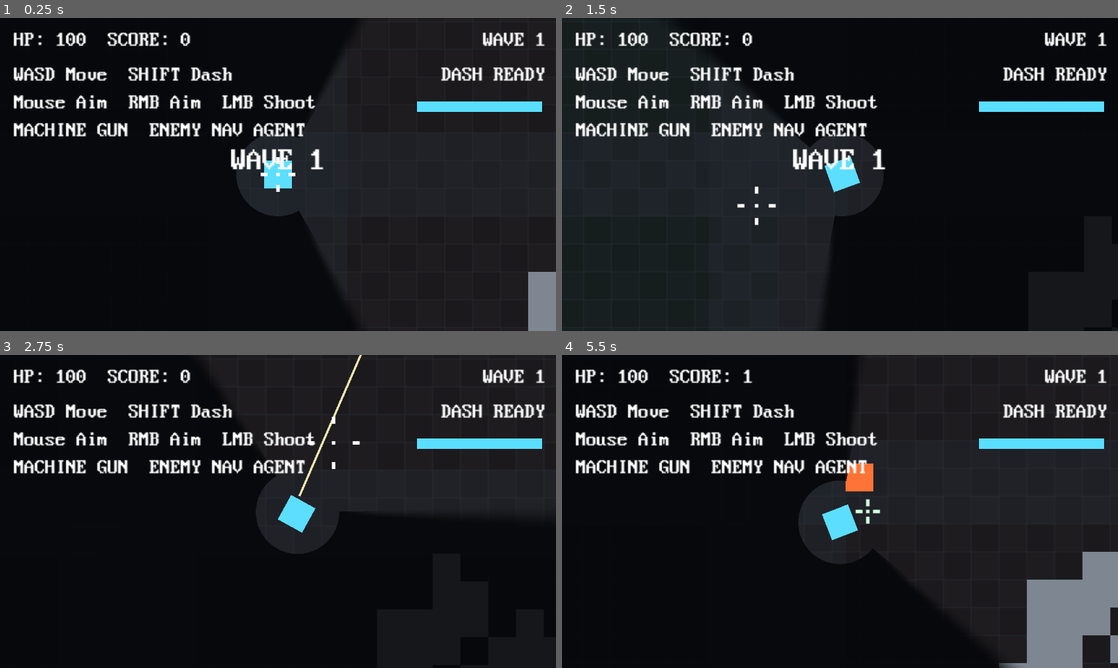
Above: before the commit, frames 1-4 (two rows, left to right).
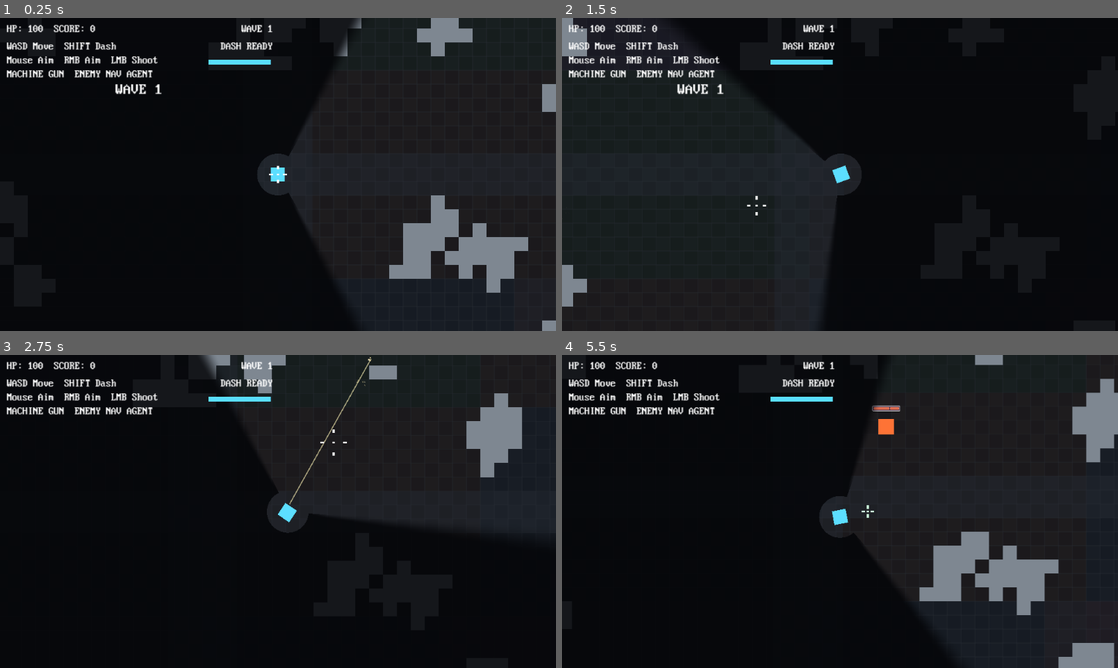
Above: after the commit, the same moments.

Repository: xunx-ii/Simple
Game: Godot game, scene res://scenes/main.tscn
Two runs of this game, one before a commit and one after it. Both use one fixed random seed, a clock stepped at 60 frames per second and the inputs below.
Inputs (mouse positions are in pixels of both pictures, inside the frame that each line leads up to):
- Up to frame 1 (0.25 s): no input
- Up to frame 2 (1.5 s): tap Enter at 0.5 s; move the mouse to (962, 158) at 0.52 s; hold D (move_right) 0.53-1.25 s; hold Right mouse button (aim) 0.53-1.25 s; click (962, 158) at 0.67 s; drag from (728, 190) to (812, 237) at 1.27 s
- Up to frame 3 (2.75 s): move the mouse to (333, 442) at 2.02 s; hold D (move_right) from 2.03 s (still down); hold Space (shoot) from 2.03 s (still down); click (333, 442) at 2.17 s
- Up to frame 4 (5.5 s): release D (move_right) at 2.75 s; release Space (shoot) at 2.75 s; drag from (812, 574) to (673, 464) at 2.77 s; move the mouse to (1006, 558) at 3.52 s; hold A (move_left) 3.53-4.25 s; tap Enter at 3.6 s; click (1006, 558) at 3.67 s; drag from (673, 464) to (756, 433) at 4.27 s; move the mouse to (867, 511) at 5.02 s; hold S (move_down) from 5.03 s (still down); hold Right mouse button (aim) from 5.03 s (still down); click (867, 511) at 5.17 s

The runs differ from the first frame. In frame 1, 15% of the frame differs, in the area x 1-100%, y 0-100%; in frame 2, 10%; in frame 3, 12%; in frame 4, 19%.

Commit message:
添加敌人与玩家血条显示

Diff:
--- a/project.godot
+++ b/project.godot
@@ -17,10 +17,10 @@
 
 [display]
 
-window/size/viewport_width=320
-window/size/viewport_height=180
-window/size/window_width_override=640
-window/size/window_height_override=360
+window/size/viewport_width=640
+window/size/viewport_height=360
+window/size/window_width_override=960
+window/size/window_height_override=540
 window/stretch/mode="canvas_items"
 
 [physics]
--- a/scenes/actors/enemy.tscn
+++ b/scenes/actors/enemy.tscn
@@ -1,11 +1,20 @@
-[gd_scene load_steps=5 format=3]
+[gd_scene load_steps=8 format=3]
 
 [ext_resource type="Script" path="res://scripts/actors/enemy.gd" id="1"]
 [ext_resource type="Texture2D" path="res://assets/textures/placeholder.png" id="2"]
 [ext_resource type="Script" path="res://scripts/actors/attacks/enemy_ranged_attack.gd" id="3"]
+[ext_resource type="Texture2D" path="res://assets/textures/tilemap/interface_tilemap.png" id="4"]
 
 [sub_resource type="RectangleShape2D" id="1"]
 size = Vector2(12, 12)
+
+[sub_resource type="AtlasTexture" id="2"]
+atlas = ExtResource("4")
+region = Rect2(208, 96, 64, 16)
+
+[sub_resource type="AtlasTexture" id="3"]
+atlas = ExtResource("4")
+region = Rect2(208, 112, 64, 16)
 
 [node name="Enemy" type="CharacterBody2D"]
 script = ExtResource("1")
@@ -23,5 +32,17 @@
 path_desired_distance = 4.0
 target_desired_distance = 6.0
 
+[node name="HealthBar" type="TextureProgressBar" parent="."]
+z_index = 10
+offset_left = -16.0
+offset_top = -24.0
+offset_right = 48.0
+offset_bottom = -8.0
+scale = Vector2(0.5, 0.5)
+mouse_filter = 2
+show_percentage = false
+texture_under = SubResource("2")
+texture_progress = SubResource("3")
+
 [node name="AttackComponent" type="Node" parent="."]
 script = ExtResource("3")
--- a/scenes/actors/enemy_melee.tscn
+++ b/scenes/actors/enemy_melee.tscn
@@ -1,11 +1,20 @@
-[gd_scene load_steps=5 format=3]
+[gd_scene load_steps=8 format=3]
 
 [ext_resource type="Script" path="res://scripts/actors/enemy_melee.gd" id="1"]
 [ext_resource type="Texture2D" path="res://assets/textures/placeholder.png" id="2"]
 [ext_resource type="Script" path="res://scripts/actors/attacks/enemy_melee_attack.gd" id="3"]
+[ext_resource type="Texture2D" path="res://assets/textures/tilemap/interface_tilemap.png" id="4"]
 
 [sub_resource type="RectangleShape2D" id="1"]
 size = Vector2(12, 12)
+
+[sub_resource type="AtlasTexture" id="2"]
+atlas = ExtResource("4")
+region = Rect2(208, 96, 64, 16)
+
+[sub_resource type="AtlasTexture" id="3"]
+atlas = ExtResource("4")
+region = Rect2(208, 112, 64, 16)
 
 [node name="EnemyMelee" type="CharacterBody2D"]
 script = ExtResource("1")
@@ -23,5 +32,17 @@
 path_desired_distance = 4.0
 target_desired_distance = 6.0
 
+[node name="HealthBar" type="TextureProgressBar" parent="."]
+z_index = 10
+offset_left = -16.0
+offset_top = -24.0
+offset_right = 48.0
+offset_bottom = -8.0
+scale = Vector2(0.5, 0.5)
+mouse_filter = 2
+show_percentage = false
+texture_under = SubResource("2")
+texture_progress = SubResource("3")
+
 [node name="AttackComponent" type="Node" parent="."]
 script = ExtResource("3")
--- a/scripts/actors/enemy_base.gd
+++ b/scripts/actors/enemy_base.gd
@@ -48,6 +48,7 @@
 @onready var sprite: Sprite2D = $Sprite2D
 @onready var navigation_agent: NavigationAgent2D = $NavigationAgent2D
 @onready var attack_component: Node = get_node_or_null("AttackComponent")
+@onready var health_bar: TextureProgressBar = $HealthBar
 
 func _ready() -> void:
     add_to_group("enemies")
@@ -63,6 +64,7 @@
 
     current_health = max_health
     _sync_size_with_health()
+    _update_health_bar()
 
     if not state_initialized:
         _enter_state(State.WANDER)
@@ -121,6 +123,7 @@
 
     if is_node_ready():
         _sync_size_with_health()
+        _update_health_bar()
         _enter_state(State.WANDER)
 
 func take_damage(amount: int, from_direction: Vector2) -> void:
@@ -128,6 +131,7 @@
         return
 
     current_health = max(current_health - amount, 0)
+    _update_health_bar()
     hit_flash_remaining = 0.12
 
     if from_direction != Vector2.ZERO:
@@ -384,6 +388,21 @@
     var visual_scale: float = 1.0 + float(max_health - 1) * 0.12
     sprite.scale = Vector2.ONE * visual_scale
     sprite.rotation = 0.0
+    _update_health_bar_layout(visual_scale)
+
+func _update_health_bar() -> void:
+    if health_bar == null:
+        return
+
+    health_bar.max_value = max(max_health, 1)
+    health_bar.value = current_health
+    health_bar.visible = current_health > 0
+
+func _update_health_bar_layout(visual_scale: float) -> void:
+    if health_bar == null:
+        return
+
+    health_bar.position = Vector2(-16.0, -24.0 - (visual_scale - 1.0) * 12.0)
 
 func _update_facing(direction: Vector2) -> void:
     if direction.length_squared() <= 4.0:
--- a/scripts/actors/player.gd
+++ b/scripts/actors/player.gd
@@ -23,6 +23,7 @@
 const MAX_CAMERA_SHAKE := 6.0
 const MAX_SPRITE_KICK := 5.0
 const VISION_CONE_DEGREES := 120.0
+const CAMERA_WORLD_VIEW_RATIO := 0.5
 
 var arena_rect: Rect2 = Rect2(Vector2.ZERO, Vector2(320.0, 180.0))
 var aim_direction: Vector2 = Vector2.RIGHT
@@ -44,6 +45,10 @@
     add_to_group("player")
     sprite.texture_filter = CanvasItem.TEXTURE_FILTER_NEAREST
     current_weapon = MachineGunWeaponScript.new()
+    var viewport := get_viewport()
+    if viewport != null:
+        viewport.size_changed.connect(_on_viewport_size_changed)
+    _update_camera_view()
     health_changed.emit(current_health)
 
 func _physics_process(delta: float) -> void:
@@ -80,13 +85,7 @@
 func configure_arena(rect: Rect2) -> void:
     arena_rect = rect
     _clamp_to_arena()
-
-    camera.limit_left = int(rect.position.x)
-    camera.limit_top = int(rect.position.y)
-    camera.limit_right = int(rect.end.x)
-    camera.limit_bottom = int(rect.end.y)
-    camera.offset = Vector2.ZERO
-    camera.reset_smoothing()
+    _update_camera_view()
 
 func take_hit(source_position: Vector2, damage: int = 1) -> void:
     if is_dead or hit_invulnerability_remaining > 0.0 or dash_time_remaining > 0.0:
@@ -175,6 +174,17 @@
 
 func get_vision_cone_degrees() -> float:
     return VISION_CONE_DEGREES
+
+func get_camera_visible_world_size() -> Vector2:
+    var viewport_size := get_viewport_rect().size
+    var safe_zoom := Vector2(
+        max(camera.zoom.x, 0.001),
+        max(camera.zoom.y, 0.001)
+    )
+    return Vector2(
+        viewport_size.x / safe_zoom.x,
+        viewport_size.y / safe_zoom.y
+    )
 
 func is_point_in_vision(world_point: Vector2) -> bool:
     var to_point := world_point - global_position
@@ -229,3 +239,29 @@
         randf_range(-camera_shake_strength, camera_shake_strength),
         randf_range(-camera_shake_strength, camera_shake_strength)
     )
+
+func _on_viewport_size_changed() -> void:
+    _update_camera_view()
+
+func _update_camera_view() -> void:
+    if camera == null:
+        return
+
+    var viewport_size := get_viewport_rect().size
+    if viewport_size.x <= 0.0 or viewport_size.y <= 0.0:
+        return
+
+    var zoom_factor := minf(
+        viewport_size.x / max(arena_rect.size.x, 1.0),
+        viewport_size.y / max(arena_rect.size.y, 1.0)
+    )
+    zoom_factor = maxf(zoom_factor, 0.001)
+    zoom_factor /= CAMERA_WORLD_VIEW_RATIO
+
+    camera.zoom = Vector2.ONE * zoom_factor
+    camera.limit_left = int(arena_rect.position.x)
+    camera.limit_top = int(arena_rect.position.y)
+    camera.limit_right = int(arena_rect.end.x)
+    camera.limit_bottom = int(arena_rect.end.y)
+    camera.offset = Vector2.ZERO
+    camera.reset_smoothing()
--- a/scripts/main.gd
+++ b/scripts/main.gd
@@ -261,7 +261,11 @@
 	return cover_manager.find_walkable_point_near(origin, radius)
 
 func _pick_spawn_position() -> Vector2:
-	var view_half_size := get_viewport_rect().size * 0.5
+	var visible_world_size := get_viewport_rect().size
+	if is_instance_valid(player) and player.has_method("get_camera_visible_world_size"):
+		visible_world_size = player.get_camera_visible_world_size()
+
+	var view_half_size := visible_world_size * 0.5
 	var horizontal_span := view_half_size.x + SPAWN_VIEW_MARGIN
 	var vertical_span := view_half_size.y + SPAWN_VIEW_MARGIN
 
--- a/scripts/systems/wave_director.gd
+++ b/scripts/systems/wave_director.gd
@@ -83,7 +83,7 @@
     if is_melee_enemy:
         return {
             "move_speed": 43.0 + current_wave * 3.0,
-            "max_health": 1 + floori(current_wave / 3.0),
+            "max_health": max(2, 1 + floori(current_wave / 3.0)),
             "touch_damage": 1,
             "attack_cooldown": max(0.72 - current_wave * 0.025, 0.32),
             "sight_range": 232.0 + current_wave * 8.0,
@@ -94,7 +94,7 @@
 
     return {
         "move_speed": 31.0 + current_wave * 2.2,
-        "max_health": 1 + floori(current_wave / 2.0),
+        "max_health": max(2, 1 + floori(current_wave / 2.0)),
         "touch_damage": 1,
         "attack_cooldown": max(1.15 - current_wave * 0.04, 0.6),
         "sight_range": 224.0 + current_wave * 8.0,
Not shown, added: assets/textures/tilemap/interface_tilemap.png.import
